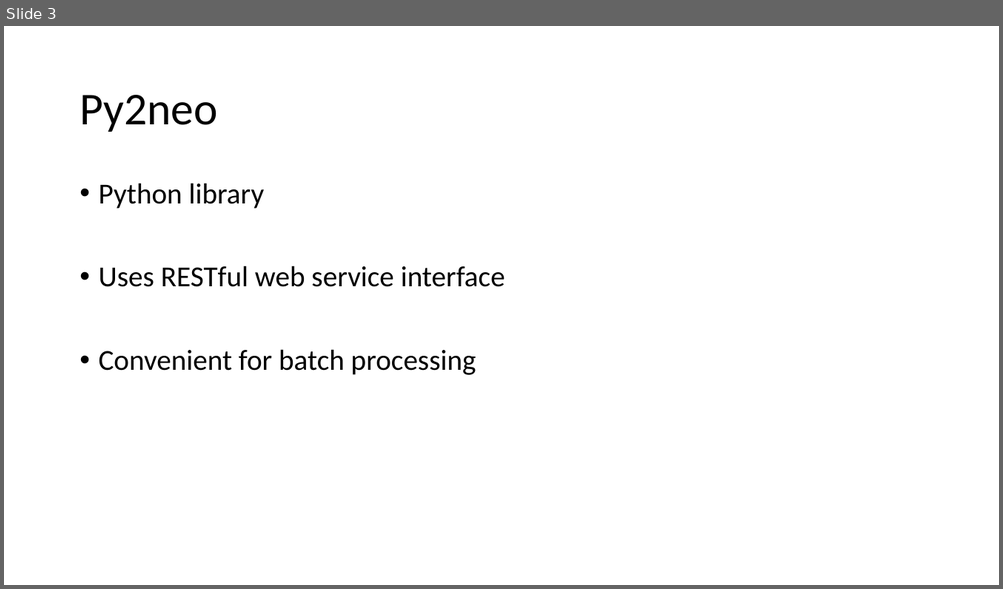
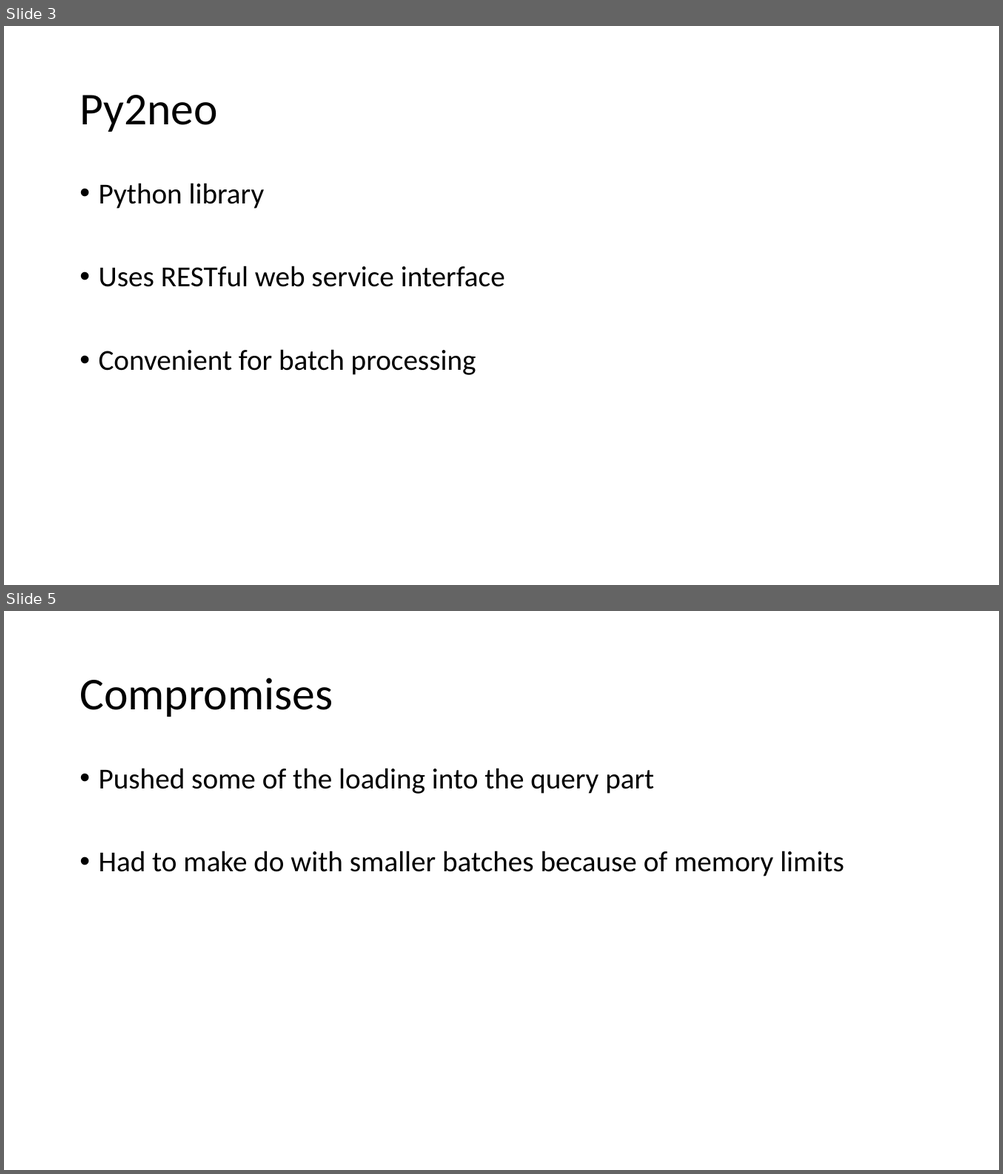
Before and after one commit to guptha-/sigmod, a slide deck: reports/Presentation.pptx. Shown one above the other, each under a label of ours: slide 3 before the commit, slides 3 and 5 after it; the slides between them are not shown. The pictures are 1003x589 and 1003x1174 pixels, drawn with LibreOffice and Linux fonts; fonts in the diff are those of the drawing. Boxes give left, top, right and bottom in pixels: in the first picture for what was removed or moved away, otherwise in the second. Text is boxed around its words. In the diff, an @@ line names an element or a change of style, - is before the commit and + after.

```diff
--- a/reports/Presentation.pptx
+++ b/reports/Presentation.pptx
@@ slide 5 added at [4,611,999,1170], background #FFFFFF @@
@@ title added at [79,678,333,717], 44 pt, text #000000 @@
+Compromises
@@ text added at [99,768,844,877], 28 pt, text #000000 @@
+• Pushed some of the loading into the query part
+• Had to make do with smaller batches because of memory limits
```
Also in this commit, not shown: 4 other slides added, 15 other files.
